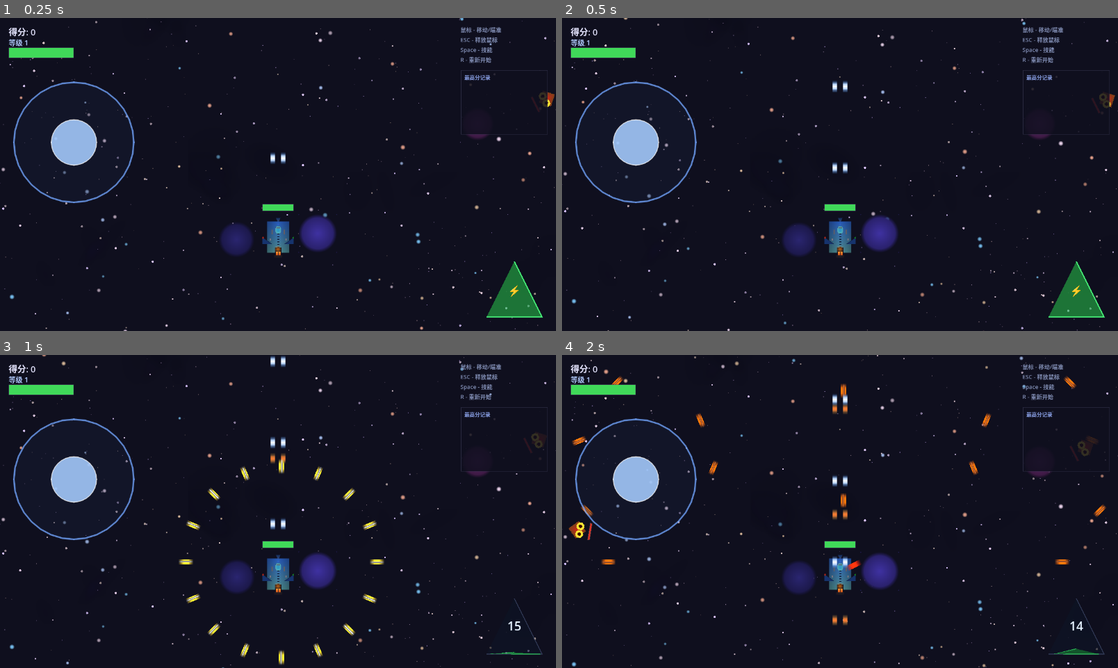
Above: before the commit, frames 1-4 (two rows, left to right).
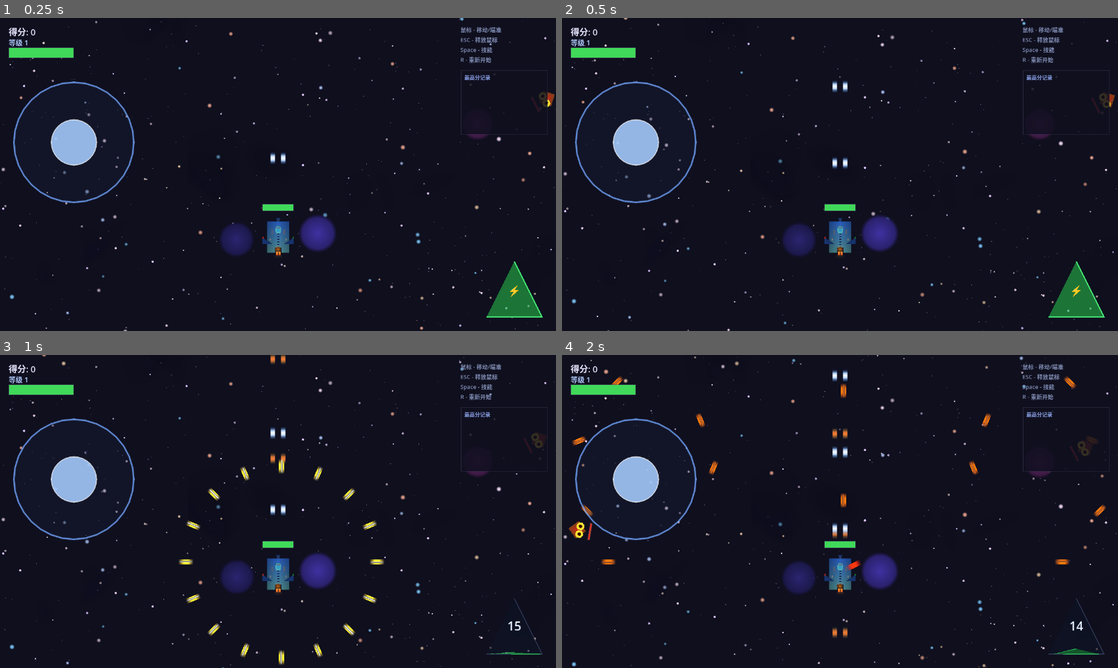
Above: after the commit, the same moments.

Repository: July-X/godot-game-one
Game: Godot game, scene res://scenes/main.tscn
Two runs of this game, one before a commit and one after it. Both use one fixed random seed, a clock stepped at 60 frames per second and the inputs below.
Inputs:
- Up to frame 1 (0.25 s): no input
- Up to frame 2 (0.5 s): no input
- Up to frame 3 (1 s): click "⚡" at 0.5 s
- Up to frame 4 (2 s): click "15" at 1.25 s

Frame 1 is identical in both runs. In frame 2, less than 0.1% of the frame differs, in the area x 48-52%, y 44-50%; in frame 3, 0.3%; in frame 4, 0.7%, in the area x 48-52%, y 4-91%.

Commit message:
feat: soft BGM + mobile multitouch fix + 10% base fire rate
- bgm_manager.gd: soften all layers for ambient feel
  bass: square→triangle wave, 0.25→0.1 gain
  chords: 0.1→0.06, melody: 0.2→0.15
  kick drum: 0.4→0.2, hihat: 0.25→0.12
  master volume: -3dB→-6dB
- hud.gd: consume right-side touch events with
  set_input_as_handled() to prevent interference
  with joystick (enables true multitouch)
- game_state.gd: base shoot cooldown 0.3→0.27
  (+10% initial fire rate)

Diff:
--- a/scripts/bgm_manager.gd
+++ b/scripts/bgm_manager.gd
@@ -11,7 +11,7 @@
 	if _bgm_player == null:
 		return
 	_bgm_player.stream = _generate_bgm()
-	_bgm_player.volume_db = -3.0
+	_bgm_player.volume_db = -6.0
 	_bgm_player.play()
 	_is_playing = true
 	_bgm_player.finished.connect(_on_bgm_finished)
@@ -42,18 +42,18 @@
 	for i in num_samples:
 		var t: float = float(i) / sample_rate
 		var sample_value: float = 0.0
-		## 贝斯（方波，更响亮）
+		## 贝斯（三角波）
 		var bass_idx: int = int(t / (duration / bass_notes.size())) % bass_notes.size()
 		var bass_freq: float = bass_notes[bass_idx]
 		var bass_phase: float = fmod(t * bass_freq, 1.0)
-		var bass_wave: float = 1.0 if bass_phase < 0.5 else -1.0
-		sample_value += bass_wave * 0.25
+		var bass_wave: float = 2.0 * abs(2.0 * bass_phase - 1.0) - 1.0
+		sample_value += bass_wave * 0.1
 		## 和弦（锯齿波）
 		var chord_idx: int = int(t / (duration / chord_notes.size())) % chord_notes.size()
 		for chord_note in chord_notes[chord_idx]:
 			var ch_phase: float = fmod(t * chord_note, 1.0)
 			var ch_wave: float = 2.0 * ch_phase - 1.0
-			sample_value += ch_wave * 0.1
+			sample_value += ch_wave * 0.06
 		## 旋律（三角波，带颤音）
 		var melody_idx: int = int(t / note_duration) % melody_notes.size()
 		var mel_freq: float = melody_notes[melody_idx]
@@ -62,15 +62,15 @@
 		var mel_wave: float = 2.0 * abs(2.0 * mel_phase - 1.0) - 1.0
 		var mel_t: float = fmod(t, note_duration) / note_duration
 		var mel_env: float = max(1.0 - mel_t * 1.5, 0.0)
-		sample_value += mel_wave * 0.2 * mel_env
+		sample_value += mel_wave * 0.15 * mel_env
 		## 鼓点
 		var beat_t: float = fmod(t, 0.5)
 		if beat_t < 0.06:
 			var kick_env: float = 1.0 - beat_t / 0.06
-			sample_value += sin(beat_t * TAU * 60.0) * 0.4 * kick_env
+			sample_value += sin(beat_t * TAU * 60.0) * 0.2 * kick_env
 		elif beat_t > 0.25 and beat_t < 0.3:
 			var hihat_env: float = 1.0 - (beat_t - 0.25) / 0.05
-			sample_value += (randf() - 0.5) * 0.25 * hihat_env
+			sample_value += (randf() - 0.5) * 0.12 * hihat_env
 		## 限制
 		sample_value = clamp(sample_value, -0.9, 0.9)
 		var si: int = clampi(int(sample_value * 32767), -32768, 32767)
--- a/scripts/game_state.gd
+++ b/scripts/game_state.gd
@@ -140,7 +140,7 @@
 	return min(2 + shoot_level / 3, 8)
 
 func get_shoot_cooldown() -> float:
-	return max(0.3 - shoot_speed_level * 0.018, 0.08)
+	return max(0.27 - shoot_speed_level * 0.018, 0.08)
 
 func get_bullet_damage() -> int:
 	return bullet_power_level
--- a/scripts/hud.gd
+++ b/scripts/hud.gd
@@ -49,6 +49,7 @@
 		var screen: Vector2 = get_viewport().size
 		if event.position.x > screen.x * 0.55 and event.position.y > screen.y * 0.7:
 			_trigger_skill()
+			get_viewport().set_input_as_handled()
 
 func _trigger_skill() -> void:
 	if not GameState.use_skill():
